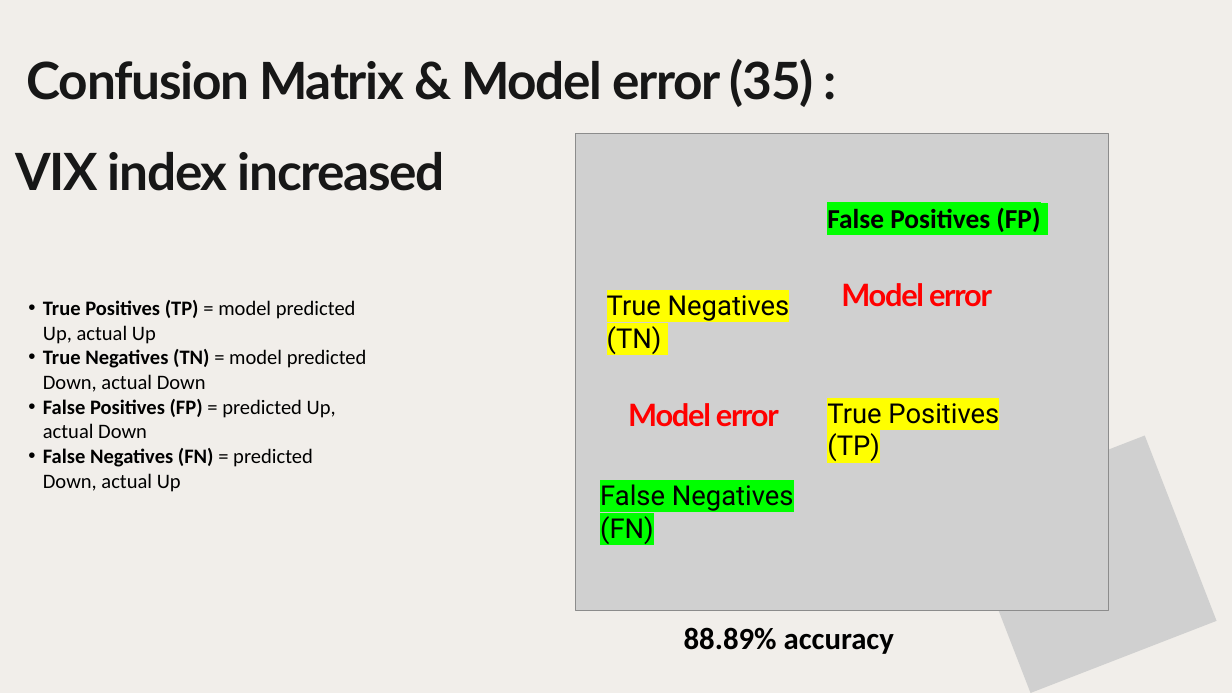
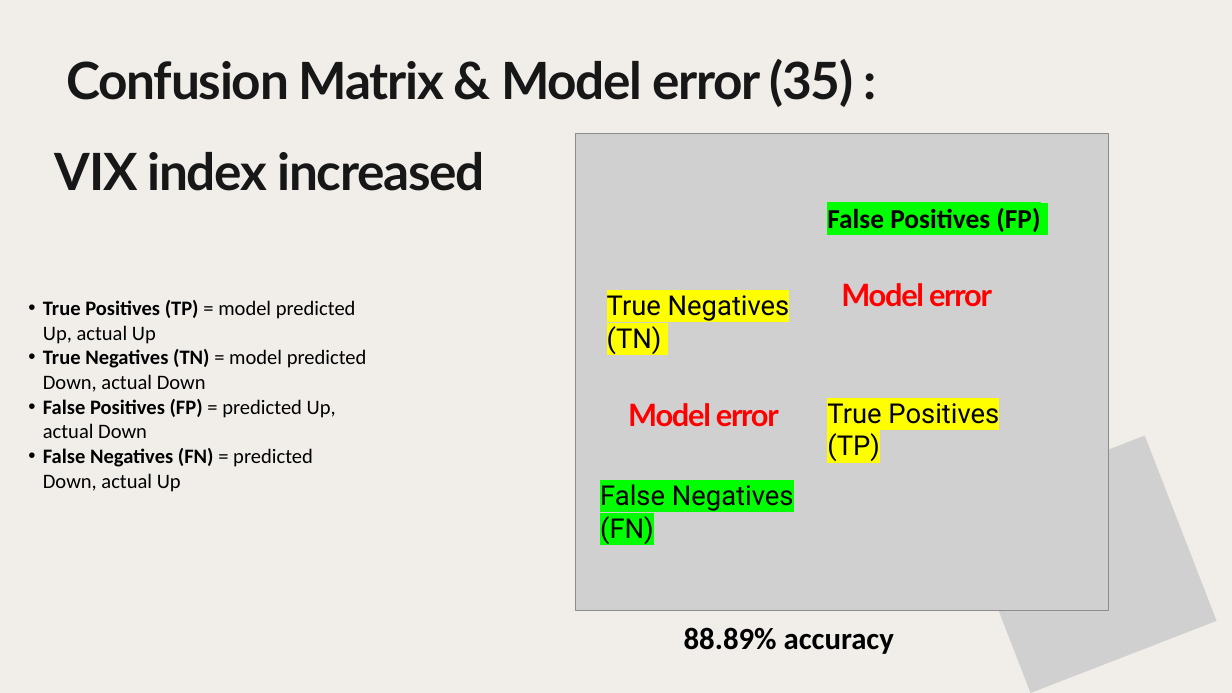
Before and after one commit to Alice-Jhang-spaces/Economic-Predictions-By-Layoffs, a slide deck: slide 12 of slide/Economic_by_layoffs.pptx (slide 13 before the commit). Drawn at 1232x693 pixels with LibreOffice and Linux fonts; fonts in the diff are those of the drawing; grey boxes stand for pictures. Boxes give left, top, right and bottom in pixels: in the first picture for what was removed or moved away, otherwise in the second. Text is boxed around its words. In the diff, an @@ line names an element or a change of style, - is before the commit and + after.

```diff
--- a/slide/Economic_by_layoffs.pptx
+++ b/slide/Economic_by_layoffs.pptx
@@ text "Confusion Matrix & Model error ...": place and size @@
-text "Confusion Matrix & Model error ..." at (15,59,814,191)
+text "Confusion Matrix & Model error ..." at (55,59,854,191)
```
Also in this commit, not shown: 6 other slides changed, 1 slide added, 2 slides removed.
